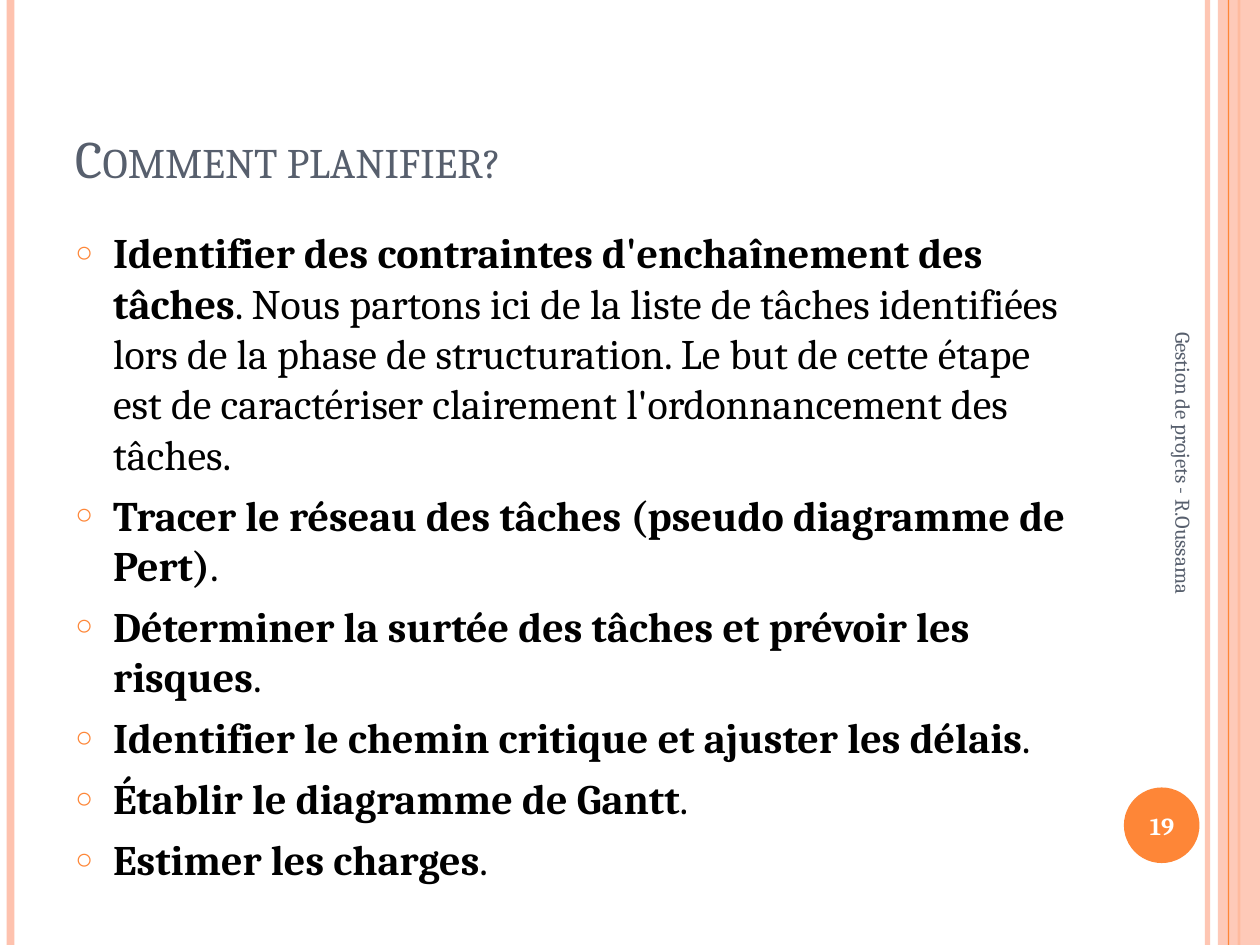
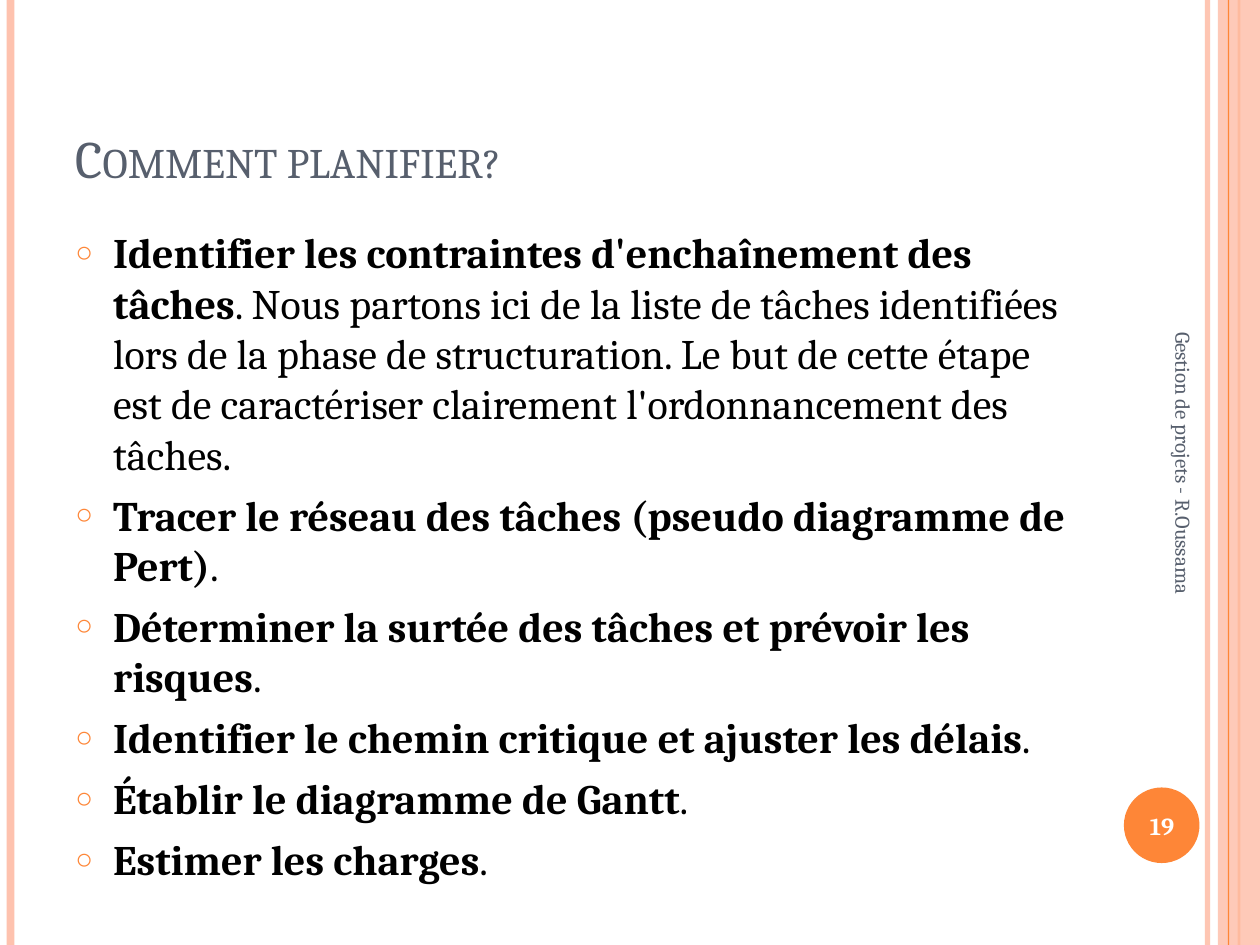
Before and after one commit to ousrah/Dev202_25, a slide deck: slide 19 of 2 - Approche agile/1 - Cours/1 - Introduction à la gestion des projets/Gestion des projets informatique.pptx. Drawn at 1260x945 pixels with LibreOffice and Linux fonts; fonts in the diff are those of the drawing. Boxes give left, top, right and bottom in pixels: in the first picture for what was removed or moved away, otherwise in the second. Text is boxed around its words. In the diff, an @@ line names an element or a change of style, - is before the commit and + after.

```diff
--- a/2 - Approche agile/1 - Cours/1 - Introduction à la gestion des projets/Gestion des projets informatique.pptx
+++ b/2 - Approche agile/1 - Cours/1 - Introduction à la gestion des projets/Gestion des projets informatique.pptx
@@ text at [113, 238, 1058, 471]: text changed @@
-○ Identifier des contraintes d'enchaînement des tâches. Nous partons ici de la liste de tâches identifiées lors de la phase de structuration. Le but de cette étape est de caractériser clairement l'ordonnancement des tâches.
+○ Identifier les contraintes d'enchaînement des tâches. Nous partons ici de la liste de tâches identifiées lors de la phase de structuration. Le but de cette étape est de caractériser clairement l'ordonnancement des tâches.
```
Also in this commit, not shown: 4 other files.
